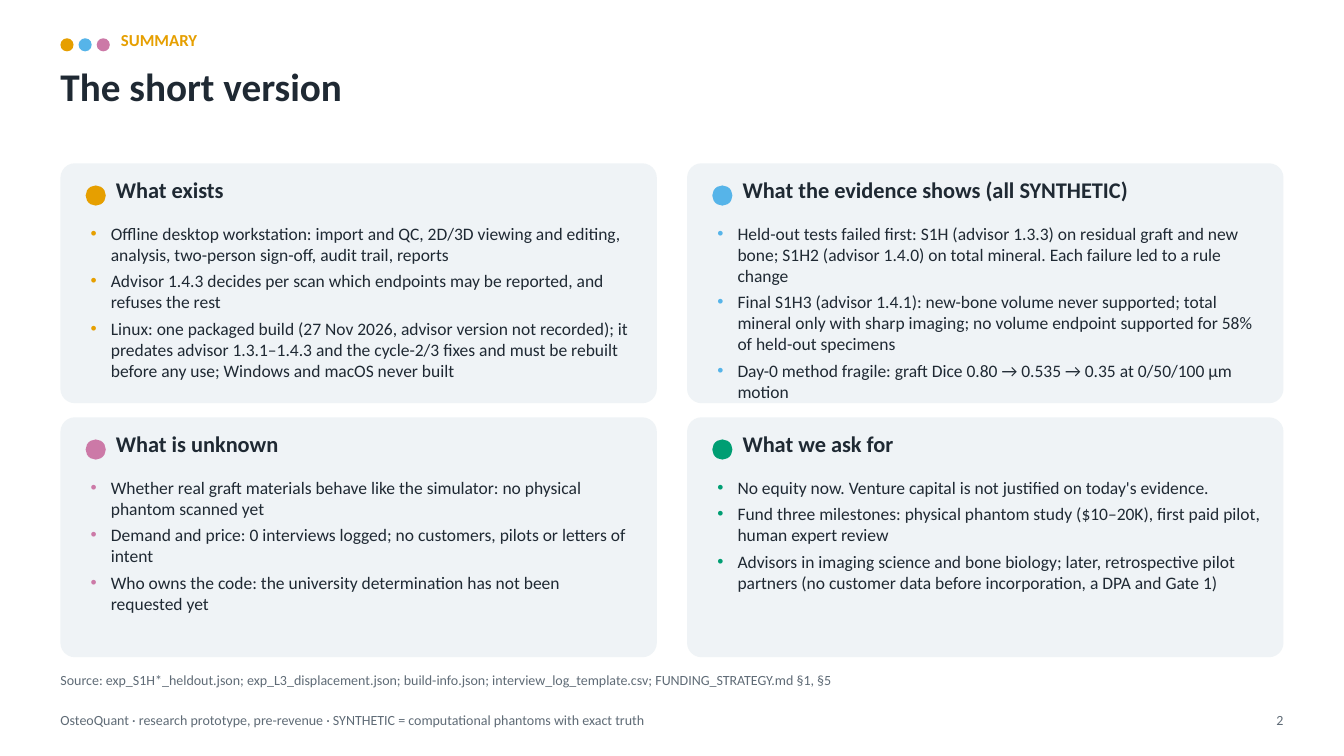
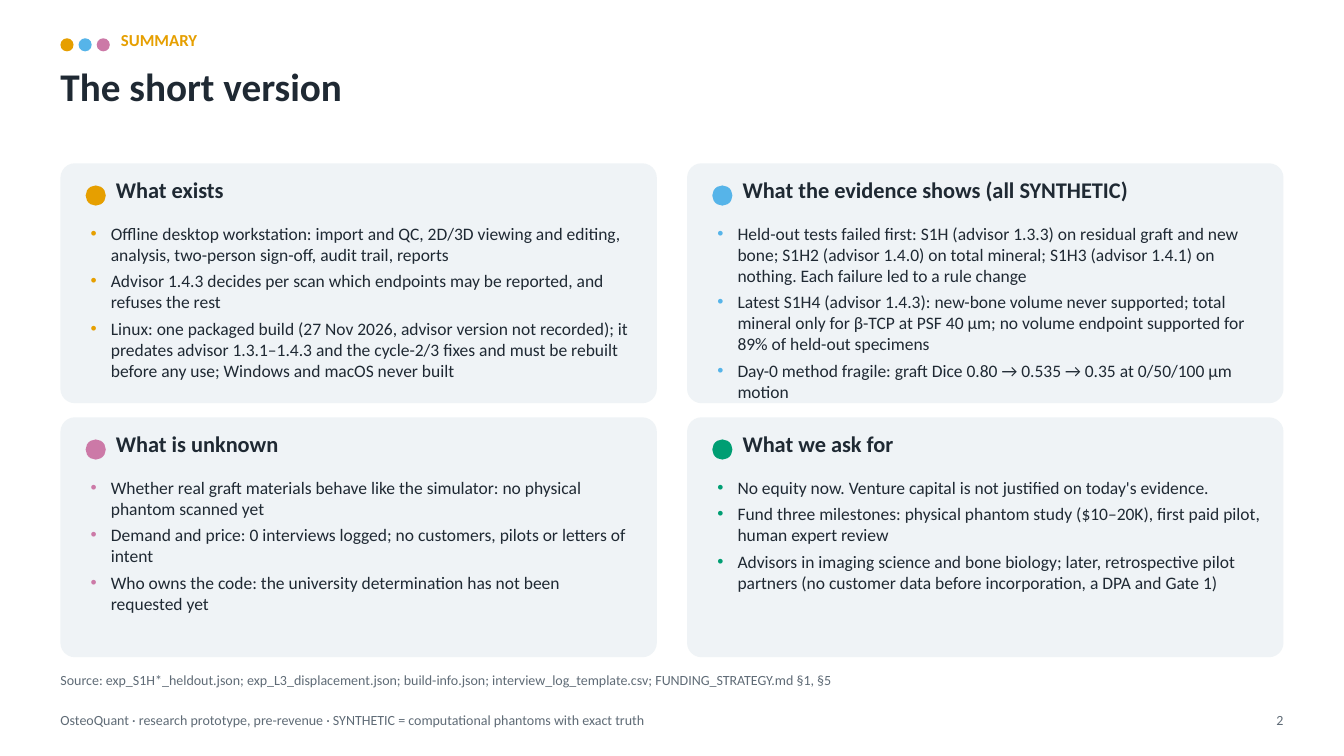
Before and after one commit to arnavhiteshpatel-cloud/playground, a slide deck: slide 2 of investor/OsteoQuant_Investor_Deck.pptx. Drawn at 1344x756 pixels with LibreOffice and Linux fonts; fonts in the diff are those of the drawing. Boxes give left, top, right and bottom in pixels: in the first picture for what was removed or moved away, otherwise in the second. Text is boxed around its words. In the diff, an @@ line names an element or a change of style, - is before the commit and + after.

```diff
--- a/investor/OsteoQuant_Investor_Deck.pptx
+++ b/investor/OsteoQuant_Investor_Deck.pptx
@@ text at (x1=738, y1=227, x2=1244, y2=353): text changed @@
-• Held-out tests failed first: S1H (advisor 1.3.3) on residual graft and new bone; S1H2 (advisor 1.4.0) on total mineral. Each failure led to a rule change
-• Final S1H3 (advisor 1.4.1): new-bone volume never supported; total mineral only with sharp imaging; no volume endpoint supported for 58% of held-out specimens
+• Held-out tests failed first: S1H (advisor 1.3.3) on residual graft and new bone; S1H2 (advisor 1.4.0) on total mineral; S1H3 (advisor 1.4.1) on nothing. Each failure led to a rule change
+• Latest S1H4 (advisor 1.4.3): new-bone volume never supported; total mineral only for β-TCP at PSF 40 µm; no volume endpoint supported for 89% of held-out specimens
```
Also in this commit, not shown: 5 other slides changed, 29 other files.
